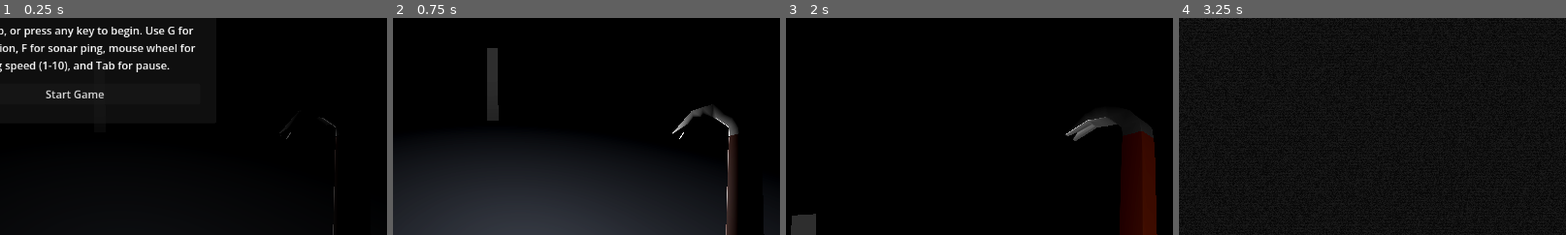
Above: before the commit, frames 1-4 (left to right).
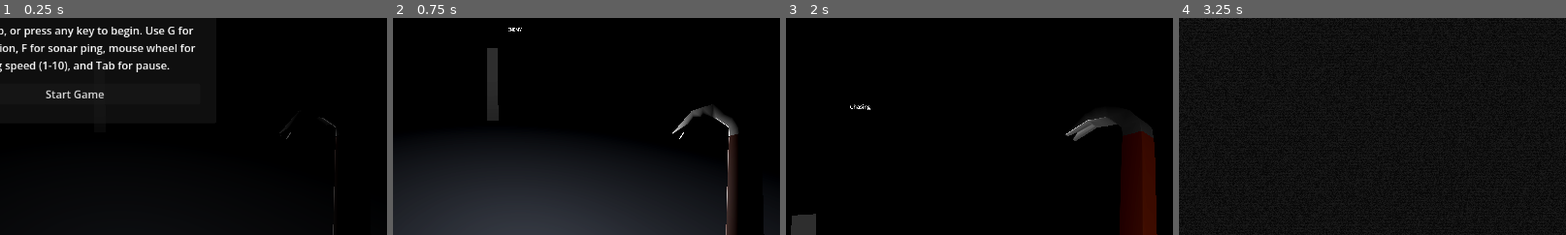
Above: after the commit, the same moments.

Repository: frkatona/LD59-Signal
Game: Godot game, scene res://scenes/main.tscn
The game is run twice, just before and just after one commit, with the same random seed, the same clock (stepped at 60 frames per second) and the same inputs. Sound files missing from this copy of the repository are replaced by a short silence.
Inputs (mouse positions are % of the whole screen's width and height, from its top left):
- Up to frame 1 (0.25 s): no input
- Up to frame 2 (0.75 s): click "Start Game" at 0.5 s
- Up to frame 3 (2 s): tap Enter at 1.25 s; move the mouse to (55, 50) at 1.27 s; hold W from 1.28 s (still down); hold E (interact) from 1.28 s (still down); click (55, 50) at 1.42 s; tap Space at 1.52 s
- Up to frame 4 (3.25 s): keep holding W; move the mouse to (45, 50) at 2.02 s; release E (interact) at 2.03 s; tap F (sonar_ping) at 2.1 s; tap Space at 2.27 s; move the mouse to (52, 48) at 2.77 s; hold G (toggle_sonar_mode) from 2.78 s (still down)
The pictures show only the part of the screen within x 40-90%, y 44-94%; the shares and areas given below are measured in that part.

The runs differ from the first frame. In frame 1, less than 0.1% of the frame differs, in the area x 29-33%, y 6-9%; in frame 2, less than 0.1%; in frame 3, less than 0.1%, in the area x 16-22%, y 39-43%; in frame 4, nothing differs.

Commit message:
Add label which shows enemy state.

Diff:
--- a/scenes/enemy.tscn
+++ b/scenes/enemy.tscn
@@ -73,3 +73,11 @@
 bus = &"SFX"
 attenuation_filter_cutoff_hz = 20500.0
 attenuation_filter_db = 0.0
+
+[node name="Label3D" type="Label3D" parent="." unique_id=1439472963]
+transform = Transform3D(1, 0, 0, 0, 1, 0, 0, 0, 1, 0, 2.5, 0)
+billboard = 1
+no_depth_test = true
+text = "ENEMY"
+font_size = 48
+outline_size = 18
--- a/scripts/enemy.gd
+++ b/scripts/enemy.gd
@@ -24,6 +24,9 @@
 var is_being_pushed: bool = false
 var enemy_material: StandardMaterial3D
 
+var player_position: Vector3 = Vector3.ZERO
+var player_visible: bool = false
+
 func _ready() -> void:
 	add_to_group(SIGNAL_ENEMY_GROUP)
 	assert(player, "Player node not found in the scene tree.")
@@ -46,8 +49,7 @@
 
 	_update_color()
 
-	# Wait for the navigation map to initialize
-	await get_tree().physics_frame
+	ai.state_changed.connect(_on_enemy_ai_state_changed)
 
 func _physics_process(_delta: float) -> void:
 	_update_color()
@@ -112,3 +114,20 @@
 	is_being_pushed = true
 	enemy_rigid_body.linear_velocity = direction
 	print("Push velocity applied to enemy: ", direction)
+
+
+func _on_enemy_ai_state_changed(new_state: EnemyAI.State) -> void:
+	print("Enemy state changed to: ", new_state)
+	match new_state:
+		EnemyAI.State.IDLE:
+			$Label3D.text = "Idle"
+		EnemyAI.State.PATROLLING:
+			$Label3D.text = "Patrolling"
+		EnemyAI.State.CHASING:
+			$Label3D.text = "Chasing"
+		EnemyAI.State.CHASING_LAST_KNOWN_POSITION:
+			$Label3D.text = "Chasing Last Known Position"
+		EnemyAI.State.STUNNED:
+			$Label3D.text = "Stunned"
+		_:
+			$Label3D.text = "Unknown State"
--- a/scripts/enemy_ai.gd
+++ b/scripts/enemy_ai.gd
@@ -1,5 +1,7 @@
 class_name EnemyAI
 extends Node
+
+signal state_changed(new_state: State)
 
 enum State {
 	IDLE,
@@ -35,10 +37,14 @@
 	if ray.is_colliding() and ray.get_collider() == enemy.player:
 		print("Enemy sees the player! Moving towards the player.")
 		current_state = State.CHASING
+		enemy.player_position = enemy.player.global_position
+		enemy.player_visible = true
 	else:
 		print("Enemy does not see the player. Patrolling.")
 		current_state = State.CHASING_LAST_KNOWN_POSITION
+		enemy.player_visible = false
 
+	state_changed.emit(current_state)
 	think_timer.start(1.0)
 
 func _process(_delta):
